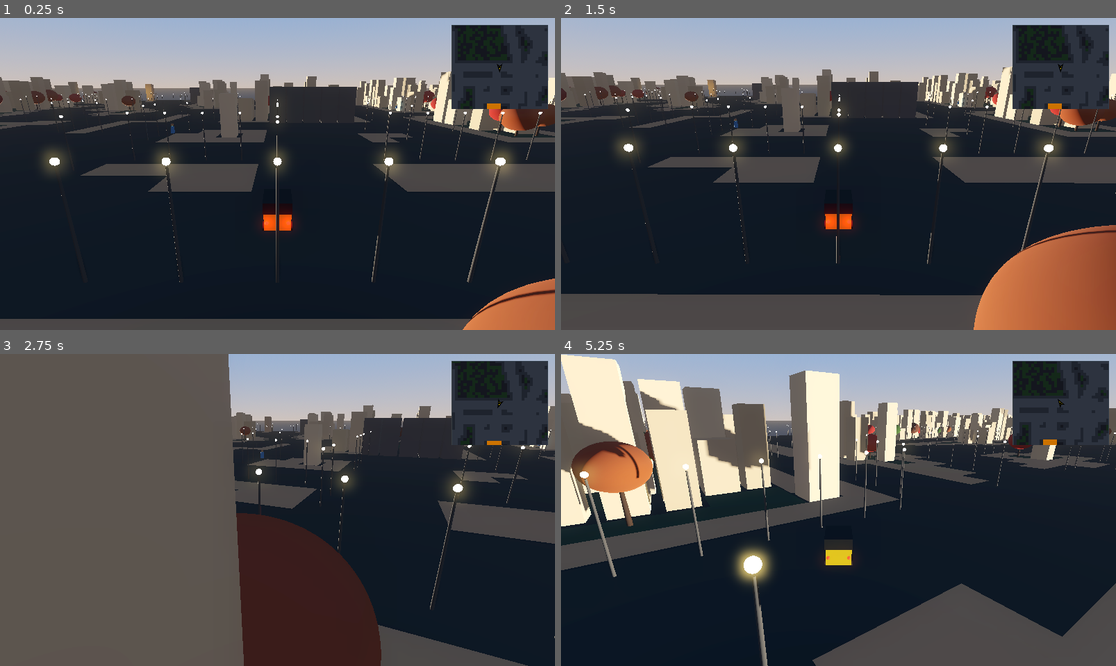
Above: before the commit, frames 1-4 (two rows, left to right).
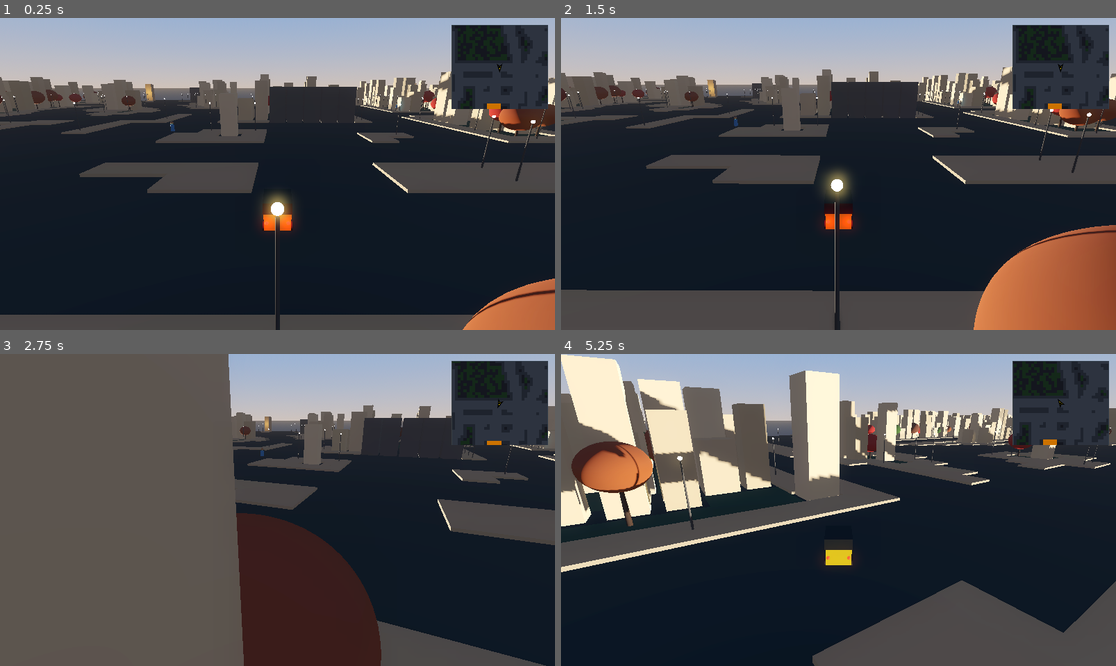
Above: after the commit, the same moments.

Repository: ksabhishekk/hawaa
Game: Godot game, scene res://scenes/main_3d.tscn
Same seed, same stepped clock (60 frames per second), same inputs: the game is played once before the commit and once after it.
Inputs:
- Up to frame 1 (0.25 s): no input
- Up to frame 2 (1.5 s): hold D 0.53-1.28 s; hold S from 1.28 s (still down)
- Up to frame 3 (2.75 s): release S at 2.03 s; hold D from 2.03 s (still down)
- Up to frame 4 (5.25 s): release D at 2.78 s; hold W 2.78-3.53 s; hold A 3.53-5.03 s; hold S from 5.03 s (still down)

The runs differ from the first frame. In frame 1, 5.6% of the frame differs, in the area x 0-100%, y 18-100%; in frame 2, 5.4%; in frame 3, 2.1%; in frame 4, 6.6%, in the area x 0-100%, y 15-100%.

Commit message:
added sidewalks and fixed street lights

Diff:
--- a/scripts/world_3d.gd
+++ b/scripts/world_3d.gd
@@ -293,7 +293,7 @@
 				T_WATER:    water_pos.append(pos)
 
 	_add_multimesh_tiles(road_pos, Globals.ROAD_Y, _mat_road)
-	_add_multimesh_tiles(sidewalk_pos, Globals.SIDEWALK_Y, _mat_sidewalk)
+	_build_sidewalks(sidewalk_pos)
 	_add_multimesh_tiles(grass_pos, 0.01, _mat_grass)
 	_add_multimesh_tiles(water_pos, -0.08, _mat_water)
 
@@ -315,6 +315,42 @@
 	mmi.multimesh = mm
 	add_child(mmi)
 
+func _build_sidewalks(positions: Array[Vector3]) -> void:
+	if positions.is_empty(): return
+	var h := 0.3
+	var box := BoxMesh.new()
+	box.size = Vector3(Globals.TILE_3D, h, Globals.TILE_3D)
+	box.material = _mat_sidewalk
+
+	var mm := MultiMesh.new()
+	mm.transform_format = MultiMesh.TRANSFORM_3D
+	mm.mesh = box
+	mm.instance_count = positions.size()
+
+	var cbox := BoxShape3D.new()
+	cbox.size = Vector3(Globals.TILE_3D, h, Globals.TILE_3D)
+
+	for i in positions.size():
+		var pos = positions[i]
+		var y_off = h * 0.5
+		var t := Transform3D.IDENTITY
+		t.origin = Vector3(pos.x, y_off, pos.z)
+		mm.set_instance_transform(i, t)
+
+		var sb := StaticBody3D.new()
+		sb.collision_layer = 1
+		sb.collision_mask = 0
+		sb.position = Vector3(pos.x, y_off, pos.z)
+
+		var cs := CollisionShape3D.new()
+		cs.shape = cbox
+		sb.add_child(cs)
+		add_child(sb)
+
+	var mmi := MultiMeshInstance3D.new()
+	mmi.multimesh = mm
+	add_child(mmi)
+
 # ── 3D objects (buildings, trees, landmarks) ─────────────────────────────────
 
 func _generate_3d_objects() -> void:
@@ -455,24 +491,26 @@
 func _generate_street_lamps() -> void:
 	for y in Globals.MAP_H:
 		for x in Globals.MAP_W:
-			if grid[y][x] != T_ROAD:
+			if grid[y][x] != T_SIDEWALK:
 				continue
 			if x % Globals.LAMP_SPACING != 0 and y % Globals.LAMP_SPACING != 0:
 				continue
-			if not _is_road_edge(x, y):
+			if not _is_sidewalk_near_road(x, y):
 				continue
-			_add_street_lamp(_tile_pos(x, y))
-
-func _is_road_edge(x: int, y: int) -> bool:
+			var pos := _tile_pos(x, y)
+			pos.y = 0.3 # Top of sidewalk
+			_add_street_lamp(pos)
+
+func _is_sidewalk_near_road(x: int, y: int) -> bool:
 	for dx in [-1, 1]:
 		var nx: int = x + dx
 		if nx >= 0 and nx < Globals.MAP_W:
-			if grid[y][nx] != T_ROAD:
+			if grid[y][nx] == T_ROAD:
 				return true
 	for dy in [-1, 1]:
 		var ny: int = y + dy
 		if ny >= 0 and ny < Globals.MAP_H:
-			if grid[ny][x] != T_ROAD:
+			if grid[ny][x] == T_ROAD:
 				return true
 	return false
 
@@ -520,7 +558,9 @@
 	for y in Globals.MAP_H:
 		for x in Globals.MAP_W:
 			if grid[y][x] == T_SIDEWALK:
-				result.append(_tile_pos(x, y))
+				var pos := _tile_pos(x, y)
+				pos.y = 0.3
+				result.append(pos)
 	return result
 
 func get_world_bounds() -> AABB:
